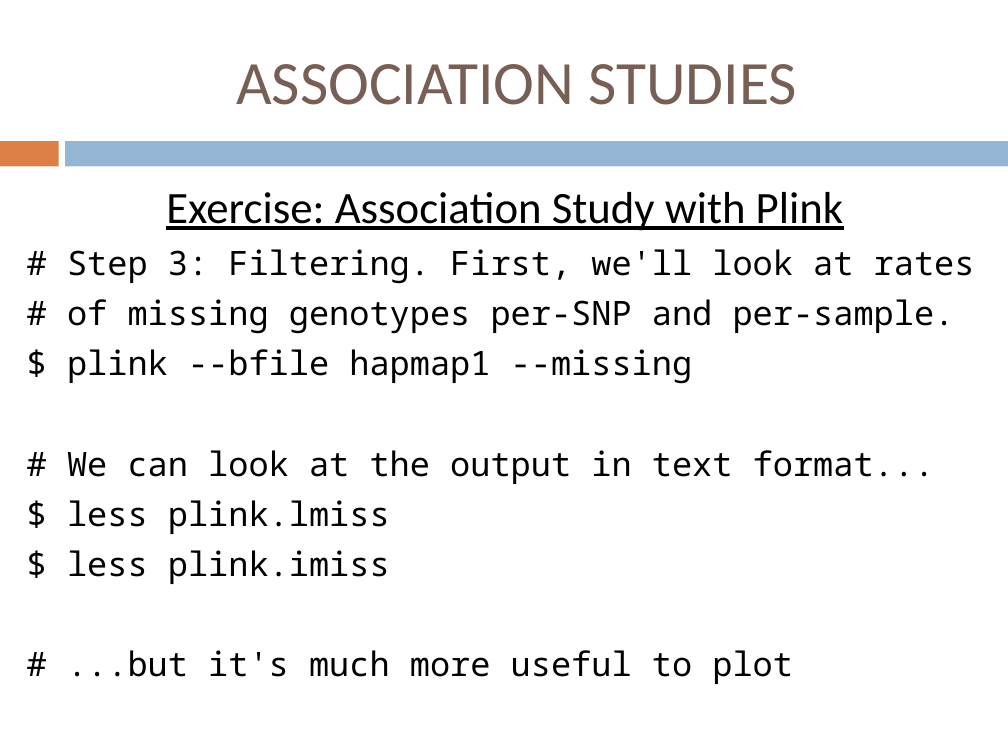
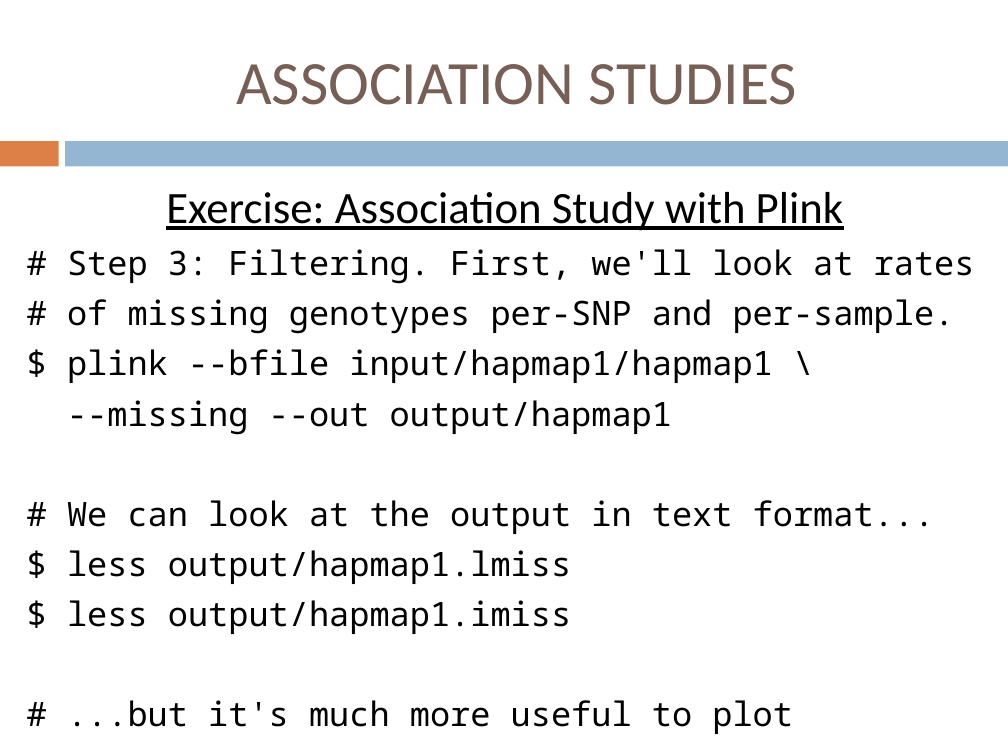
Before and after one commit to jdidion/OpenBioinformaticsWorkshops, a slide deck: slide 26 of development/AdvancedDNASeq/slides/Part5_PopGenAssn.pptx. Drawn at 1008x756 pixels with LibreOffice and Linux fonts; fonts in the diff are those of the drawing. Boxes give left, top, right and bottom in pixels: in the first picture for what was removed or moved away, otherwise in the second. Text is boxed around its words. In the diff, an @@ line names an element or a change of style, - is before the commit and + after.

```diff
--- a/development/AdvancedDNASeq/slides/Part5_PopGenAssn.pptx
+++ b/development/AdvancedDNASeq/slides/Part5_PopGenAssn.pptx
@@ text at [67,349,773,435]: text changed @@
-$ plink --bfile hapmap1 --missing
+$ plink --bfile input/hapmap1/hapmap1 \
+--missing --out output/hapmap1
@@ text at [67,550,571,634]: text changed @@
-$ less plink.lmiss
-$ less plink.imiss
+$ less output/hapmap1.lmiss
+$ less output/hapmap1.imiss
```
Also in this commit, not shown: 17 other slides changed, 3 other files.
